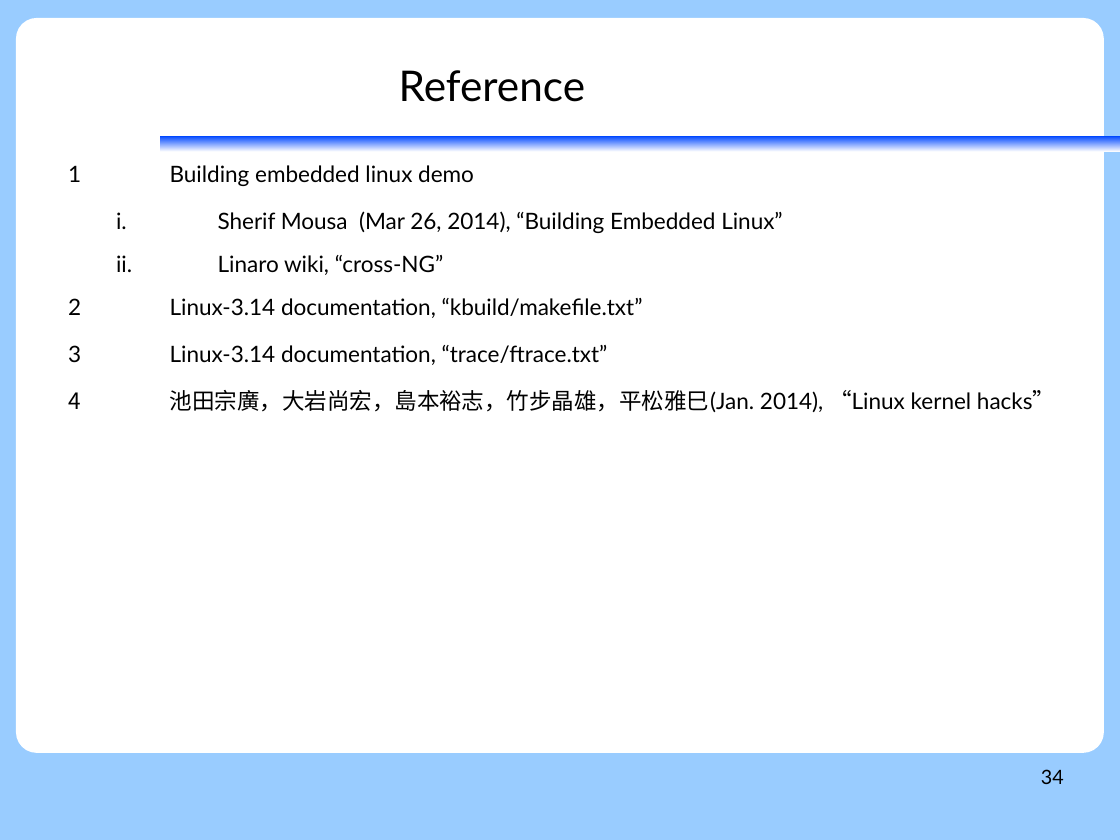
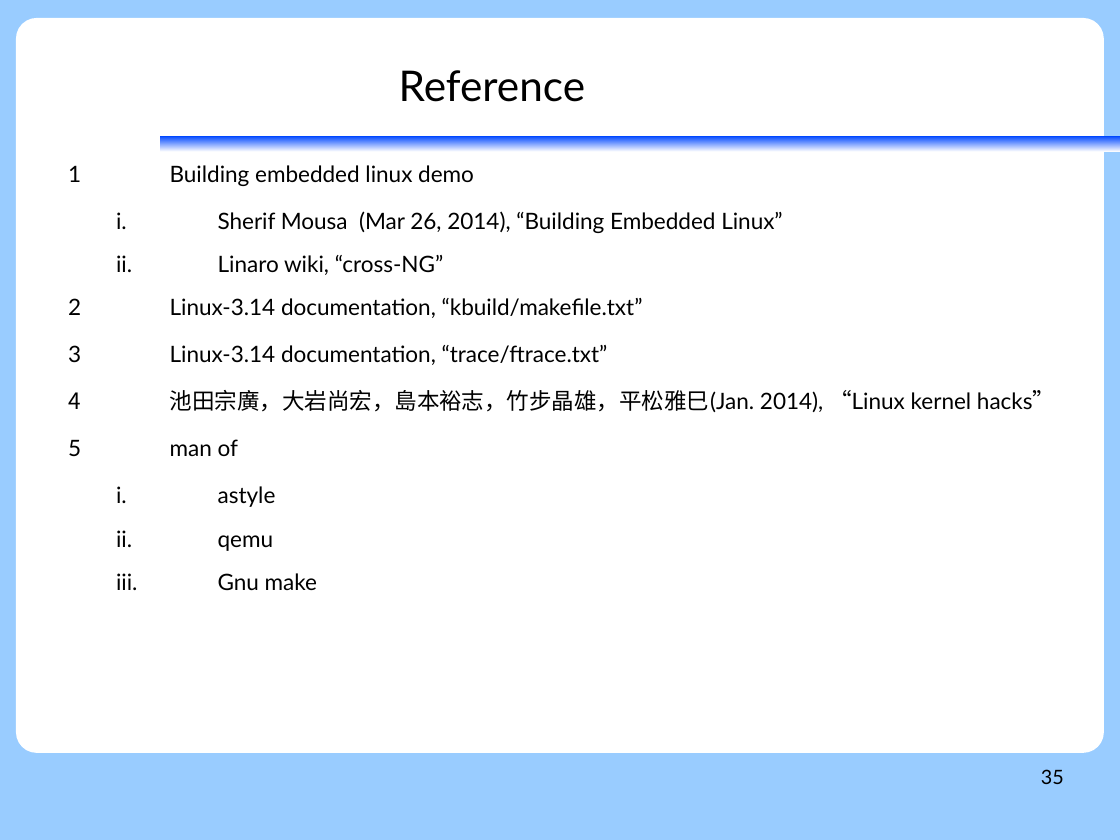
Before and after one commit to vh21/documents, a slide deck: slide 35 of linux/trace-code-tips.odp (slide 34 before the commit). Drawn at 1120x840 pixels with LibreOffice and Linux fonts; fonts in the diff are those of the drawing; background and template pictures are left out. Boxes give left, top, right and bottom in pixels: in the first picture for what was removed or moved away, otherwise in the second. Text is boxed around its words. In the diff, an @@ line names an element or a change of style, - is before the commit and + after.

```diff
--- a/linux/trace-code-tips.odp
+++ b/linux/trace-code-tips.odp
@@ text at (170, 439, 317, 591): paragraphs added @@
+5 man of
+  i. astyle
+  ii. qemu
+  iii. Gnu make
@@ page number at (1041, 769, 1064, 784): text changed @@
-34
+35
```
Also in this commit, not shown: 18 other slides changed, 5 slides added, 4 slides removed.
